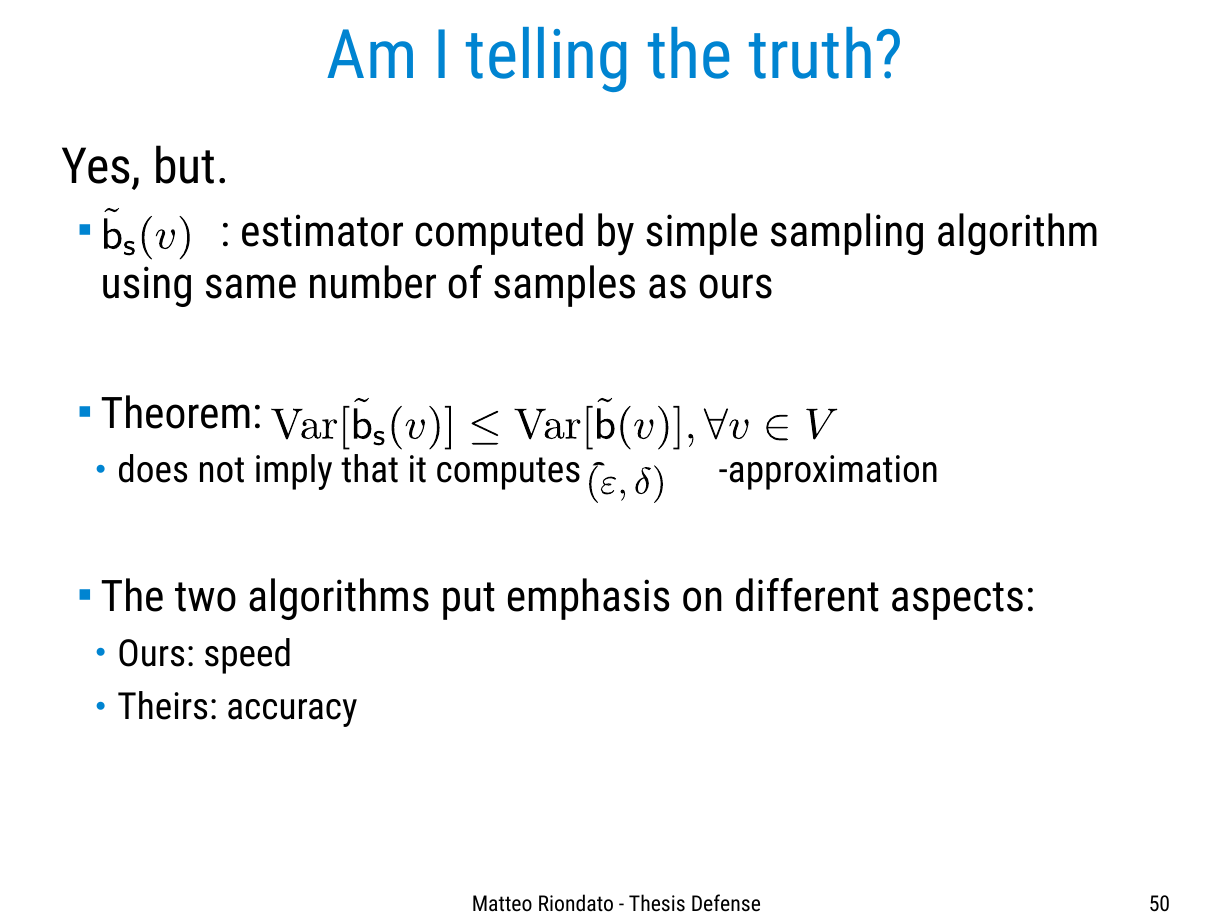
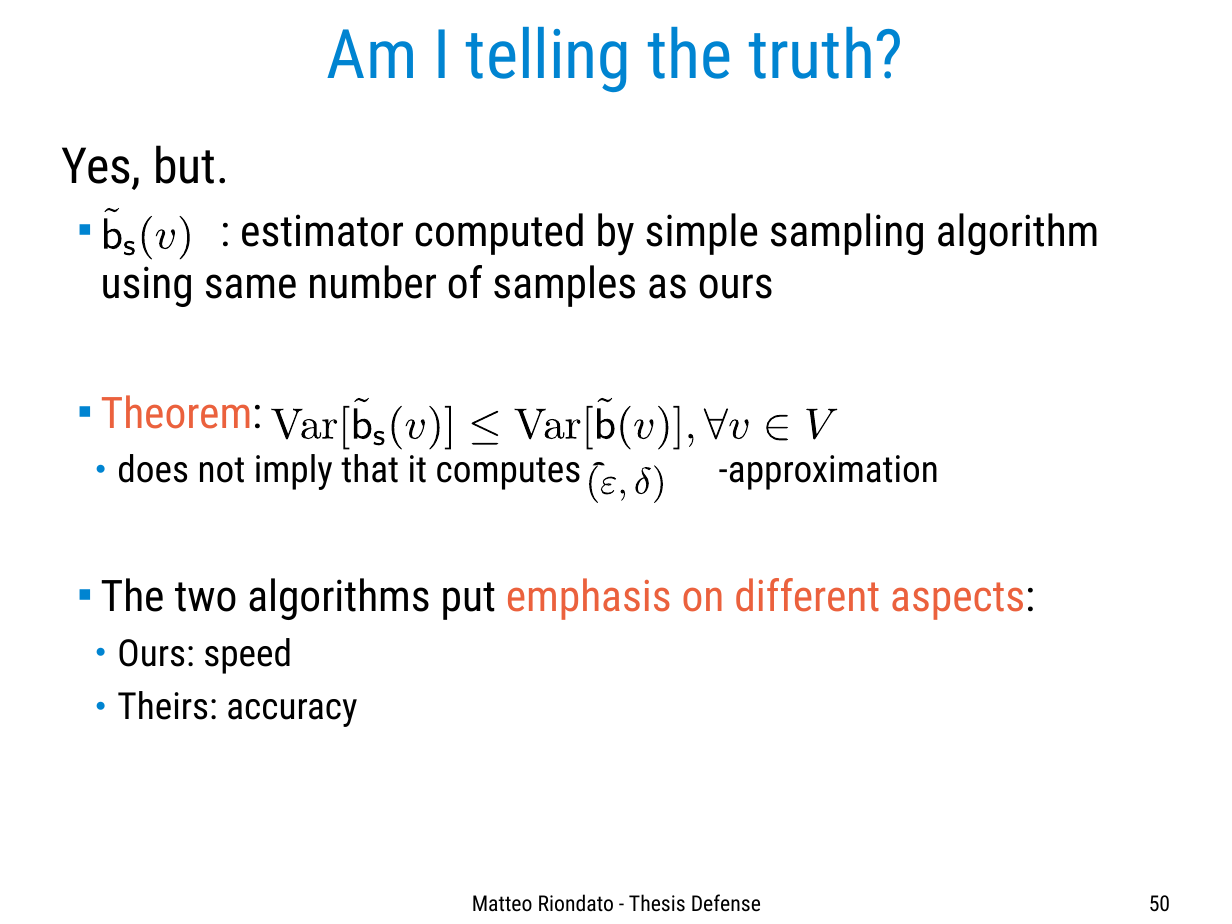
Before and after one commit to ZhizhongIsaacChen/dissertation, a slide deck: slide 50 of defense/Defense-talk.odp. Drawn at 1232x924 pixels with LibreOffice and Linux fonts; fonts in the diff are those of the drawing. Boxes give left, top, right and bottom in pixels: in the first picture for what was removed or moved away, otherwise in the second. Text is boxed around its words. In the diff, an @@ line names an element or a change of style, - is before the commit and + after.

```diff
--- a/defense/Defense-talk.odp
+++ b/defense/Defense-talk.odp
@@ text at <box>101,395,1035,620</box>: text colour #000000 to #EB613D in "Theorem:", "emphasis on different aspects:" @@
```
Also in this commit, not shown: 26 other slides changed.
